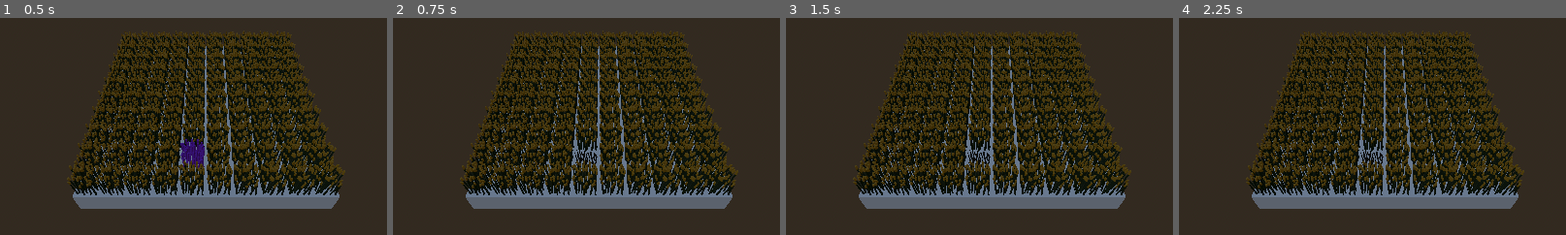
Above: before the commit, frames 1-4 (left to right).
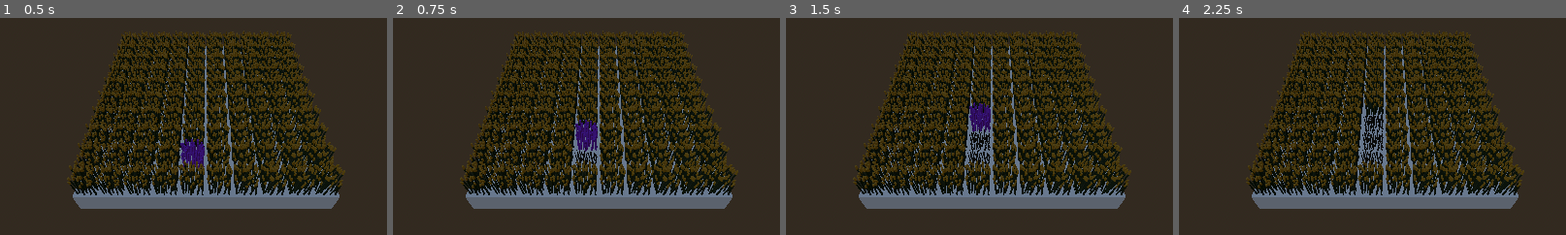
Above: after the commit, the same moments.

Repository: Squix/scientific_game_jam_26
Game: Godot game, scene res://scenes/game_parasite.tscn
The game is run twice, just before and just after one commit, with the same random seed, the same clock (stepped at 60 frames per second) and the same inputs. This scene is started directly instead of the project's main scene.
Inputs (mouse positions are % of the whole screen's width and height, from its top left):
- Up to frame 1 (0.5 s): no input
- Up to frame 2 (0.75 s): tap Enter at 0.5 s; move the mouse to (72, 45) at 0.52 s; press the mouse at (72, 45) at 0.53 s
- Up to frame 3 (1.5 s): tap Space at 1.25 s; move the mouse to (30, 55) at 1.27 s; release the mouse at (30, 55) at 1.28 s; click (30, 55) at 1.35 s
- Up to frame 4 (2.25 s): tap Enter at 2 s; move the mouse to (60, 28) at 2.02 s; press the mouse at (60, 28) at 2.03 s
The pictures show only the part of the screen within x 23-73%, y 31-80%; the shares and areas given below are measured in that part.

Frame 1 is identical in both runs. In frame 2, 0.6% of the frame differs, in the area x 47-53%, y 46-62%; in frame 3, 0.8%, in the area x 47-53%, y 38-61%; in frame 4, 0.7%.
Error before the commit: Invalid operands 'Array' and 'int' in operator '=='. (res://script/parasite.gd:52)

Commit message:
fix: try removing soil from spread rules

Diff:
--- a/script/parasite.gd
+++ b/script/parasite.gd
@@ -47,8 +47,8 @@
 	print("cells", adjacent_cells.map(func(c: Cell):return "name: {0},soilLevel: {1},sunLevel: {2},waterLevel: {3}".format([c.name, c.soilLevel, c.sunLevel, c.waterLevel])))
 	#filter to keep good ones
 	var valid_cells = adjacent_cells.filter(func(c : Cell):
-		return c.soilLevel == spreadRules["soilLevel"] && c.waterLevel == spreadRules["waterLevel"] && c.sunLevel == spreadRules["sunLevel"]  )
+		return c.waterLevel == spreadRules["waterLevel"] && c.sunLevel == spreadRules["sunLevel"]  )
 	#random select between good ones
-	if len(valid_cells == 0):
+	if len(valid_cells) == 0:
 		return null
 	return valid_cells.pick_random()
